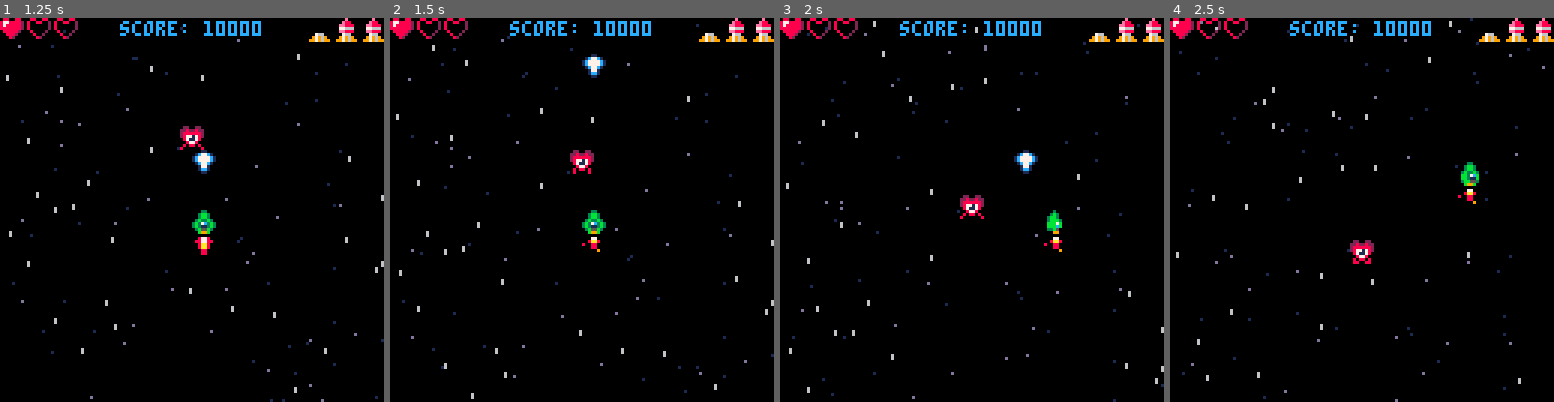
Above: before the commit, frames 1-4 (left to right).
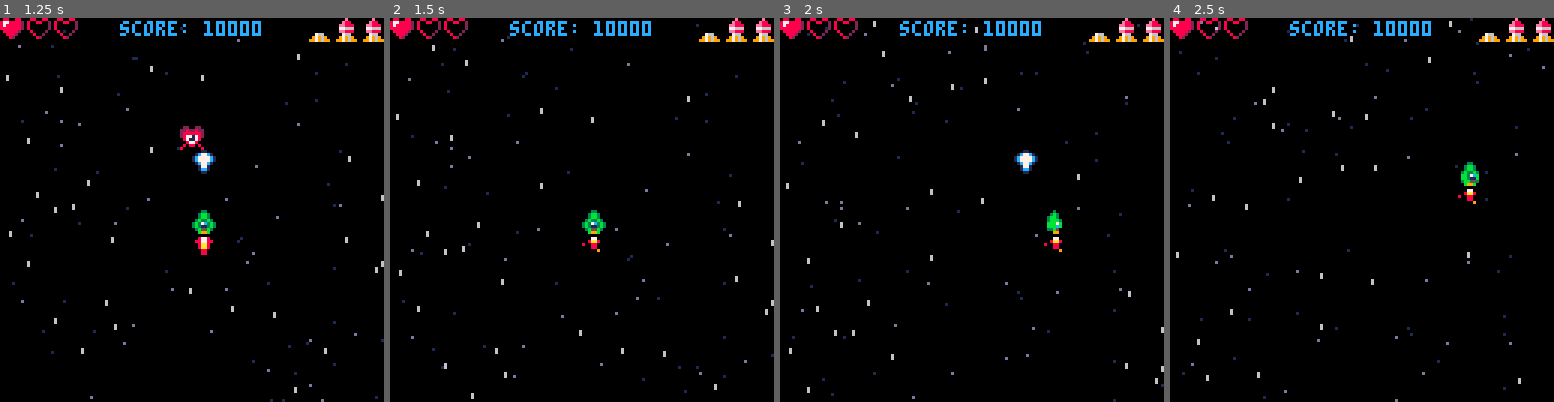
Above: after the commit, the same moments.

Repository: joaquimgamero/pico8-shmup
Game: PICO-8 cartridge shmup.p8
Two runs of this game, one before a commit and one after it. Both use one fixed random seed, a clock stepped at 60 frames per second and the inputs below.
Inputs:
- Up to frame 1 (1.25 s): tap X (X key) at 0.33, 1.07 s; tap O (Z key) at 0.7 s
- Up to frame 2 (1.5 s): no input
- Up to frame 3 (2 s): hold Right from 1.6 s (still down); tap O (Z key) at 1.7 s; tap X (X key) at 1.85 s
- Up to frame 4 (2.5 s): release Right at 2.1 s; tap O (Z key) at 2.1 s; hold Up 2.15-2.42 s; hold Right from 2.47 s (still down)

Frame 1 is identical in both runs. In frame 2, 0.5% of the frame differs, in the area x 46-57%, y 9-41%; in frame 3, 0.3%; in frame 4, 0.3%.

Commit message:
feat: delete enemies on bullet collision

Diff:
--- a/shmup.p8
+++ b/shmup.p8
@@ -118,6 +118,17 @@
   if en.y>128 then
    del(enemies,en)
   end
+ end
+
+ -- collision bullets x enemies
+ for bul in all(bullets) do
+		for en in all(enemies) do
+		 if collide(bul,en) then
+		  del(enemies,en)
+		  del(bullets,bul)
+		  sfx(2)
+		 end
+		end
  end
 
  -- collision ship x enemies
Not shown, changed: the sound effects (__sfx__) section of shmup.p8
